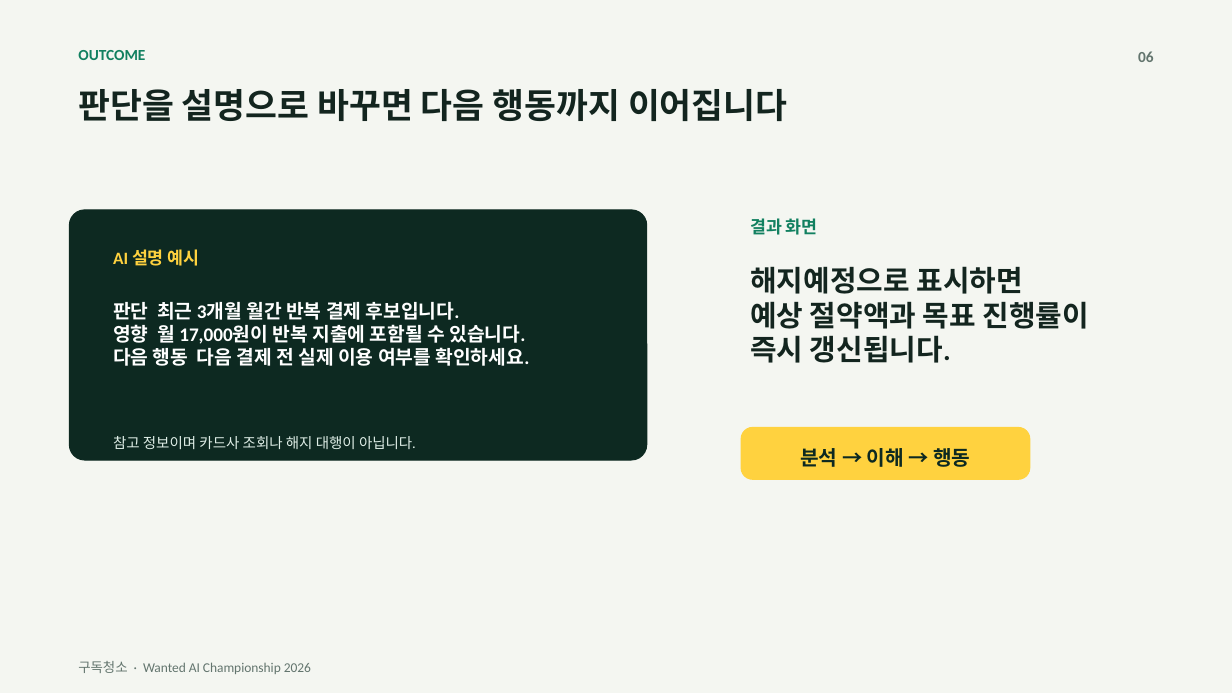
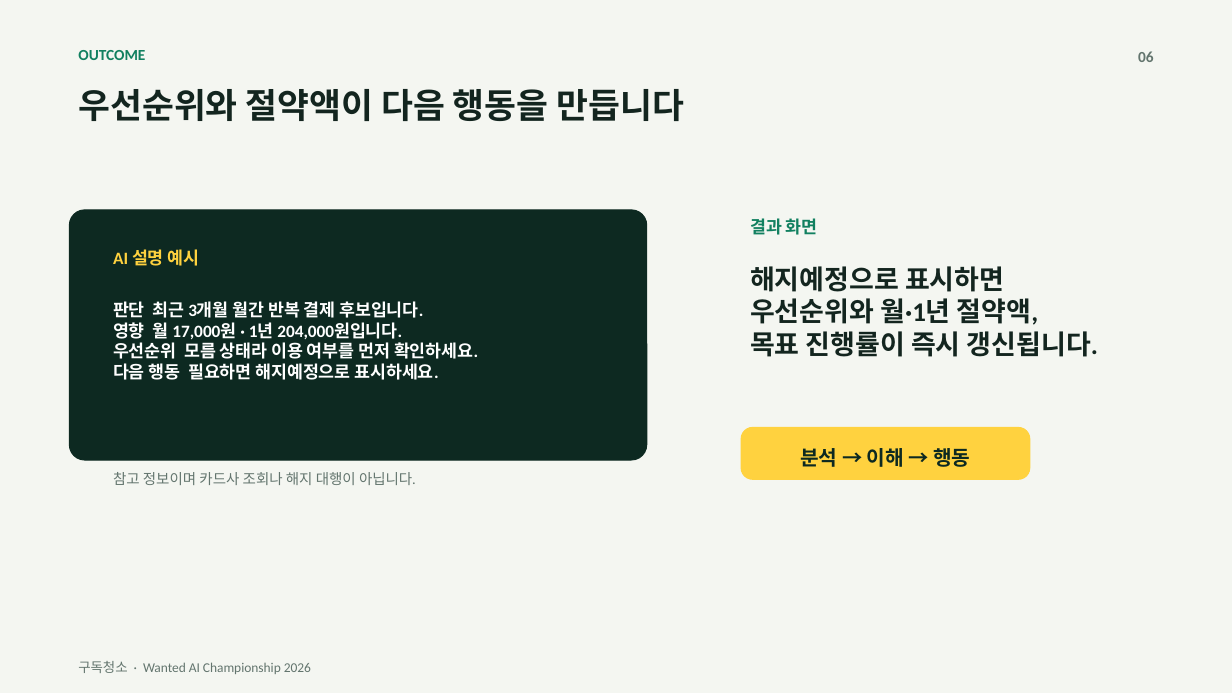
Before and after one commit to Ryui93/Subscription_Cleaning, a slide deck: slide 6 of deliverables/subscription-cleaning-wanted-ai-championship-2026.pptx. Drawn at 1232x693 pixels with LibreOffice and Linux fonts; fonts in the diff are those of the drawing. Boxes give left, top, right and bottom in pixels: in the first picture for what was removed or moved away, otherwise in the second. Text is boxed around its words. In the diff, an @@ line names an element or a change of style, - is before the commit and + after.

```diff
--- a/deliverables/subscription-cleaning-wanted-ai-championship-2026.pptx
+++ b/deliverables/subscription-cleaning-wanted-ai-championship-2026.pptx
@@ text at [78,89,684,121]: text changed @@
-판단을 설명으로 바꾸면 다음 행동까지 이어집니다
+우선순위와 절약액이 다음 행동을 만듭니다
@@ text at [750,266,1004,292]: size 22.5 to 21 pt in "해지예정으로 표시하면" @@
@@ text at [750,298,1098,357]: text changed; size 22.5 to 21 pt @@
-예상 절약액과 목표 진행률이
-즉시 갱신됩니다.
+우선순위와 월·1년 절약액,
+목표 진행률이 즉시 갱신됩니다.
@@ text at [113,322,478,380]: text changed; size 15 to 13.5 pt @@
-영향 월 17,000원이 반복 지출에 포함될 수 있습니다.
-다음 행동 다음 결제 전 실제 이용 여부를 확인하세요.
+영향 월 17,000원 · 1년 204,000원입니다.
+우선순위 모름 상태라 이용 여부를 먼저 확인하세요.
+다음 행동 필요하면 해지예정으로 표시하세요.
@@ text at [113,301,423,318]: size 15 to 13.5 pt in "판단 최근 3개월 월간 반복 결제 후보입니다." @@
@@ text "참고 정보이며 카드사 조회나 해지 ...": place and size @@
-text "참고 정보이며 카드사 조회나 해지 ..." at [113,436,416,449]
+text "참고 정보이며 카드사 조회나 해지 ..." at [113,472,416,485]
@@ text "참고 정보이며 카드사 조회나 해지 ..." at [113,472,416,485]: text colour #DFEEE7 to #63756E @@
```
Also in this commit, not shown: 4 other slides changed, 8 other files.
